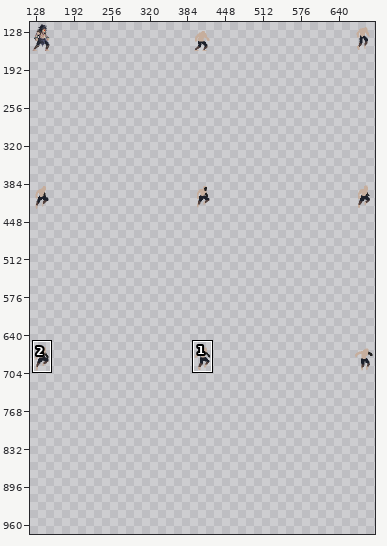
A sprite sheet gets an edit: resources/Animation/Barn/jump.png. Above: a wide view before the commit, with the close-up outlined.
Close-up. Before:
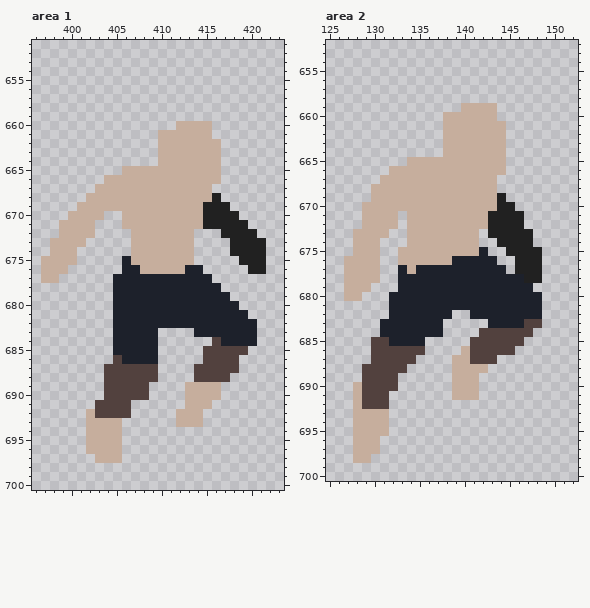
The file is 480x48 pixels. Colours within 5 levels of each other are drawn and written as one. Shown: area 1: x 396..423, y 651..700; area 2: x 125..152, y 652..700. The old version is drawn lined up with the new one. The wide view leaves out empty margins. The commit also changed other parts of the picture, which this record leaves out.
And afterwards:
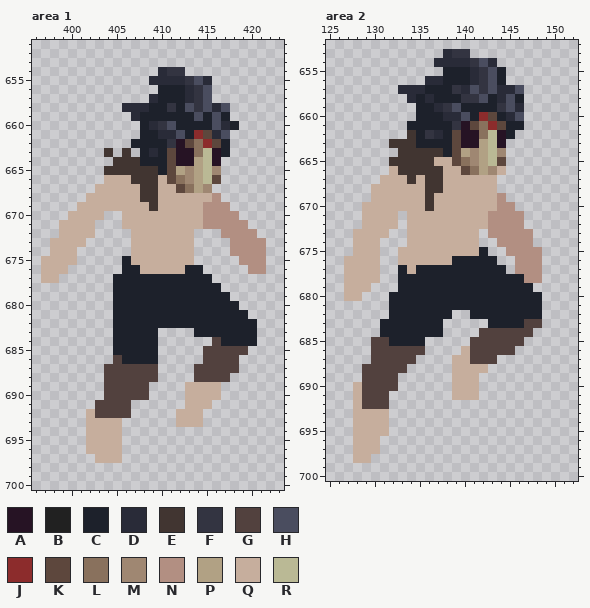
Palette (. is transparent): A #261324  B #212121  C #1d212b  D #292b38  E #413531  F #333441  G #52413e  H #4a4d5f  J #8c2c2c  K #5d473d  L #89715d  M #9f8772  N #b28f82  P #b1a184  Q #c6ae9d  R #bab995
Edits made:
canvas 480x48 -> 816x1088; drawings rearranged on the sheet (the old picture shows each at its new place; 1 dropped ones are not shown)
Changed rows in their new state; - is an unchanged pixel.
Area 1:
first column x 404:
654 ------DFF---------
655 -----DDDDFHD------
656 ------CCCDFH------
657 -----DCCCDFH------
658 --DDDCCFCHFHDH----
659 ---DCCCCCCHCHC----
660 ----CDFHCCCCHDC---
661 ----CCDDHCJKDH----
662 ---CCCCFAKLJKC----
663 E-E-CDCKAALRAC----
664 -EEECCCKAAPRA-----
665 EEEEEECKPMPRM-----
666 ---EEE-KLMPRK-----
667 ----EE--KLPM------
668 ----EE------N-----
669 -----E-----NNN----
670 -----------NNNN---
671 -----------NNNNN--
672 -------------NNNN-
673 --------------NNNN
674 --------------NNNN
675 ---------------NNN
676 ----------------NN
Area 2:
first column x 132:
653 ------DFF--------
654 -----DDDDFHD-----
655 ------CCCDFHC----
656 ----DDCCCDFHC----
657 -DDDCCCFDHFHDDH--
658 --DCDCCCFFHCDHC--
659 ---CCDFHCCCCFHD--
660 ---CCCDDHCJKCDH--
661 --CCCCCFAKLJKCC--
662 --ECFDCKAALRAC---
663 EEECCCCKAAPRA----
664 -EEEEECKPMPRM----
665 EEEEE--KLMPRK----
666 -EEEEE--KLPM-----
667 --E-EE-----------
668 ----EE-----------
669 ----E-------N----
670 ----E-------NN---
671 -----------NNNN--
672 -----------NNNN--
673 -----------NNNNN-
674 ------------NNNN-
675 -------------NNNN
676 --------------NNN
677 --------------NNN
678 ---------------NN
